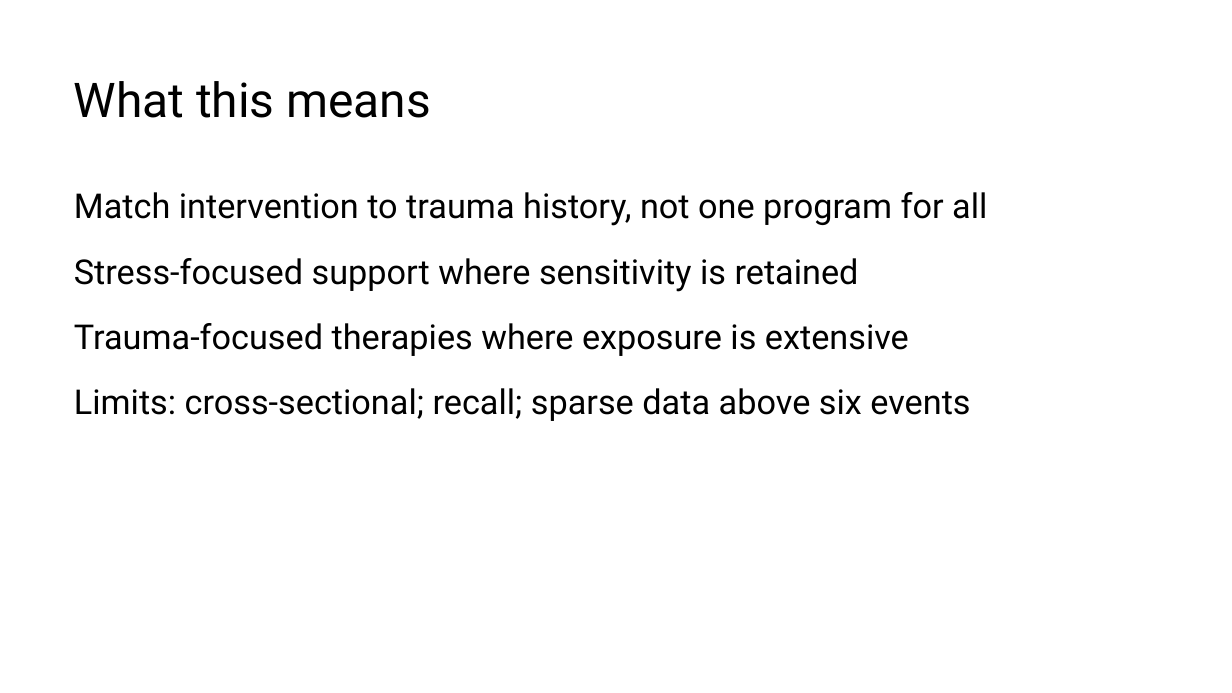
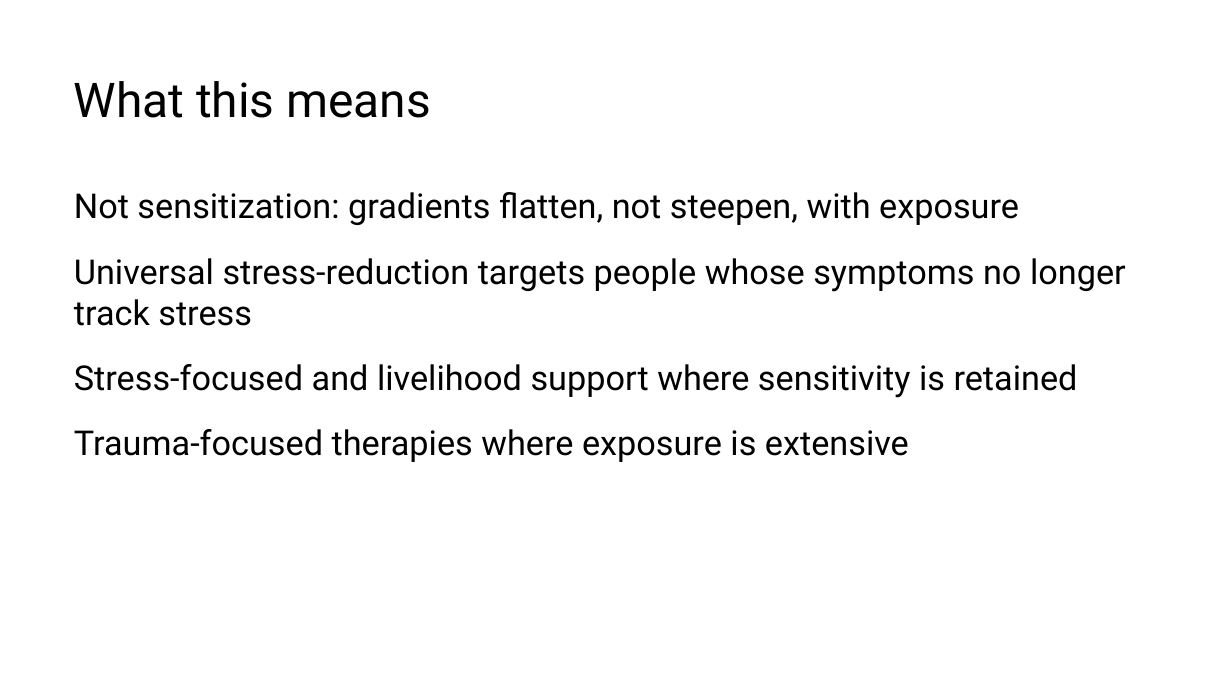
Before and after one commit to MrMoh19/speechify-personal, a slide deck: slide 19 of projects/marvin-stress-trauma/istss_trauma_saturation.pptx (slide 16 before the commit). Drawn at 1232x693 pixels with LibreOffice and Linux fonts; fonts in the diff are those of the drawing. Boxes give left, top, right and bottom in pixels: in the first picture for what was removed or moved away, otherwise in the second. Text is boxed around its words. In the diff, an @@ line names an element or a change of style, - is before the commit and + after.

```diff
--- a/projects/marvin-stress-trauma/istss_trauma_saturation.pptx
+++ b/projects/marvin-stress-trauma/istss_trauma_saturation.pptx
@@ text at (x1=74, y1=192, x2=1126, y2=398): text changed @@
-Match intervention to trauma history, not one program for all
-Stress-focused support where sensitivity is retained
+Not sensitization: gradients flatten, not steepen, with exposure
+Universal stress-reduction targets people whose symptoms no longer track stress
+Stress-focused and livelihood support where sensitivity is retained
@@ text at (x1=74, y1=388, x2=970, y2=421): paragraph removed @@
-Limits: cross-sectional; recall; sparse data above six events
```
Also in this commit, not shown: 5 other slides changed, 5 slides added, 1 slide removed, 1 other file.
